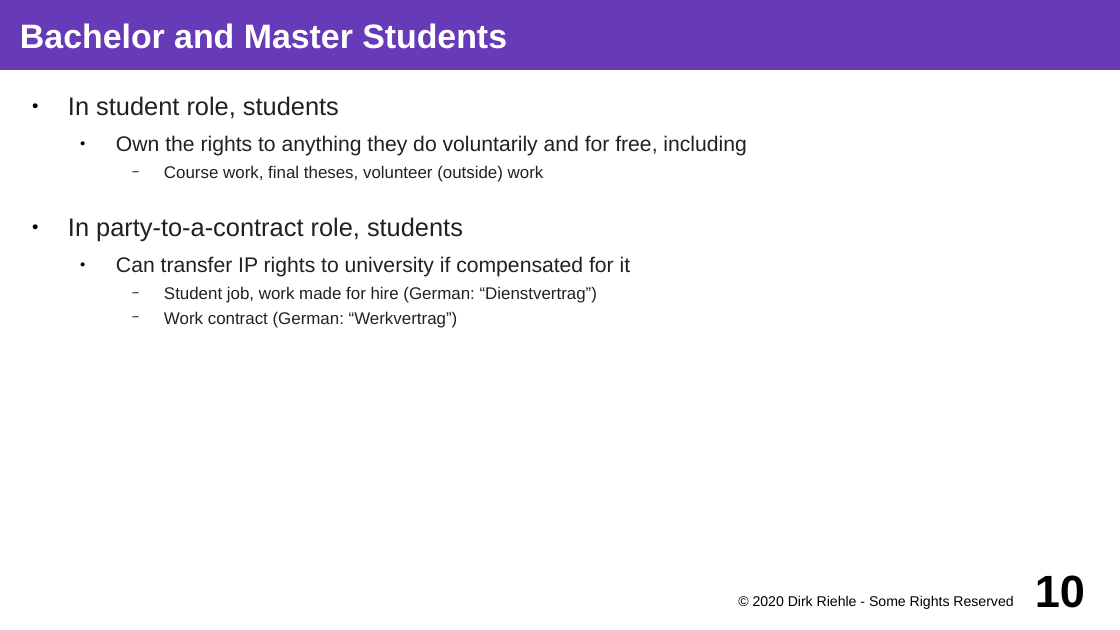
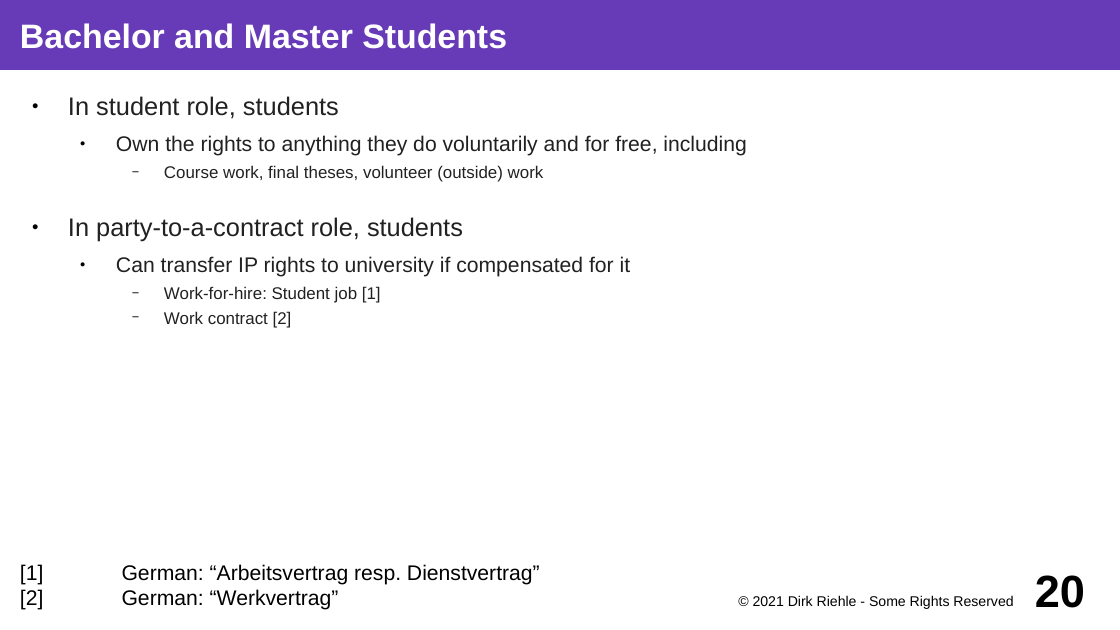
Before and after one commit to dirkriehle/coss-course, a slide deck: slide 20 of Lecture slides/COSS D03 - University Spin-offs.odp (slide 10 before the commit). Drawn at 1120x630 pixels with LibreOffice and Linux fonts; fonts in the diff are those of the drawing. Boxes give left, top, right and bottom in pixels: in the first picture for what was removed or moved away, otherwise in the second. Text is boxed around its words. In the diff, an @@ line names an element or a change of style, - is before the commit and + after.

```diff
--- a/Lecture slides/COSS D03 - University Spin-offs.odp
+++ b/Lecture slides/COSS D03 - University Spin-offs.odp
@@ text at box(164, 286, 381, 328): text changed @@
-    − Student job, work made for hire (German: “Dienstvertrag”)
-    − Work contract (German: “Werkvertrag”)
+    − Work-for-hire: Student job [1]
+    − Work contract [2]
@@ text added at box(20, 564, 540, 610), 15 pt, text #000000 @@
+[1] German: “Arbeitsvertrag resp. Dienstvertrag”
+[2] German: “Werkvertrag”
@@ text at box(753, 595, 1013, 609): text changed @@
-© 2020 Dirk Riehle - Some Rights Reserved
+© 2021 Dirk Riehle - Some Rights Reserved
@@ page number at box(1035, 575, 1085, 608): text changed @@
-10
+20
```
Also in this commit, not shown: 22 other slides changed, 4 slides added, 4 slides removed, 8 other files.
